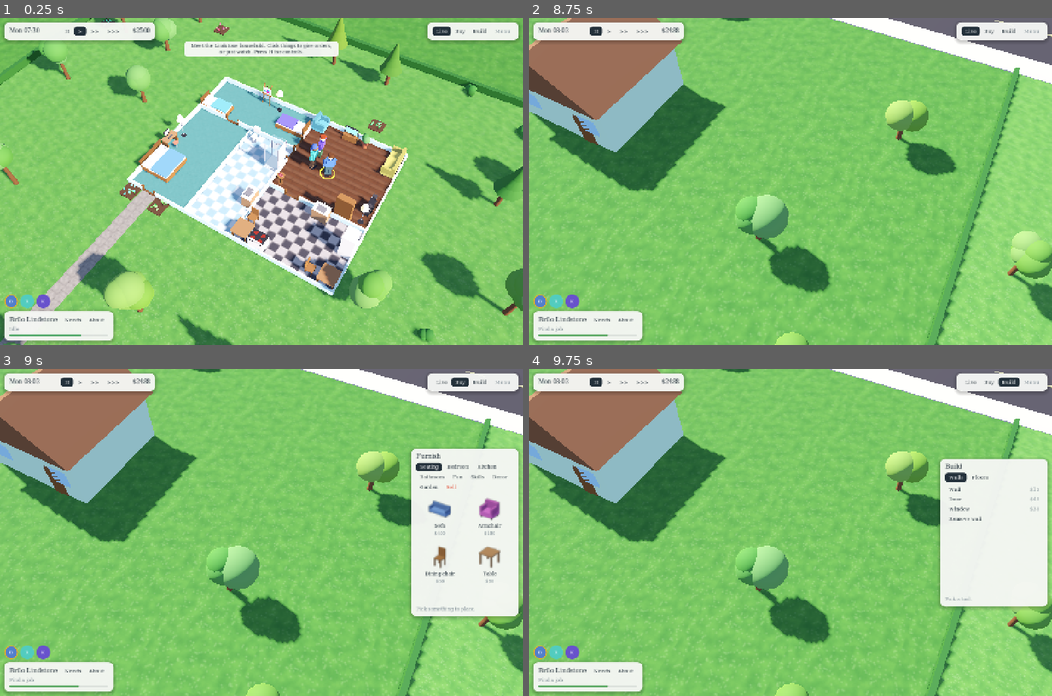
Above: before the commit, frames 1-4 (two rows, left to right).
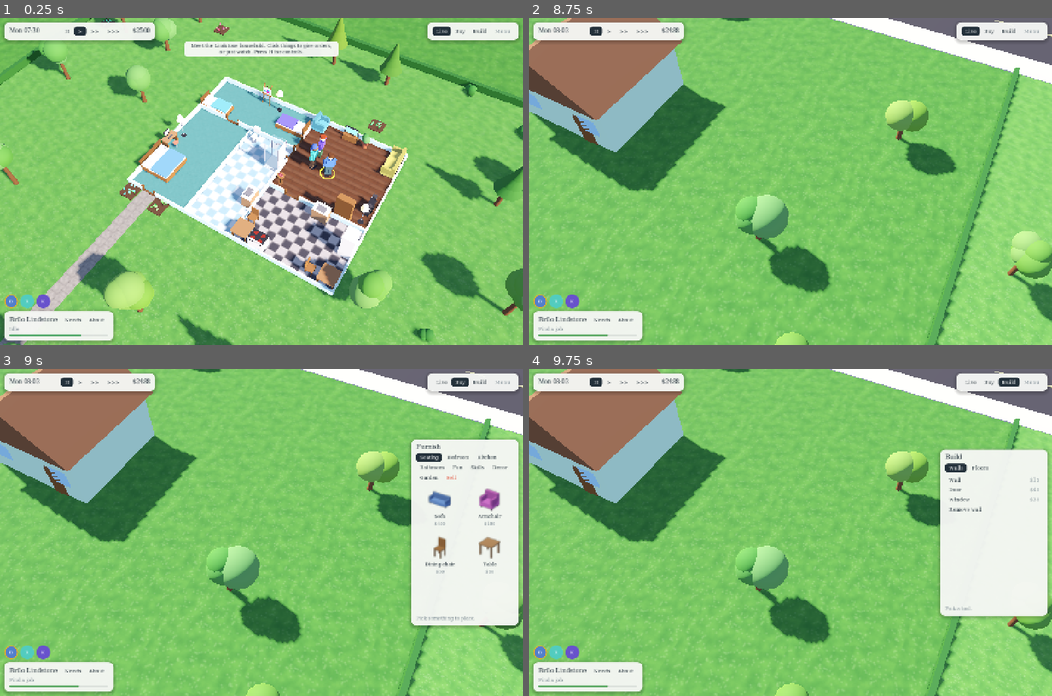
Above: after the commit, the same moments.

Repository: qmzpalgh/the-people
Game: Godot game, scene res://main.tscn
Two runs of this game, one before a commit and one after it. Both use one fixed random seed, a clock stepped at 60 frames per second and the inputs below.
Inputs (mouse positions are in pixels of both pictures, inside the frame that each line leads up to):
- Up to frame 1 (0.25 s): no input
- Up to frame 2 (8.75 s): click "II" at 0.5 s; click ">" at 1.25 s; click ">>" at 2 s; tap Enter at 2.75 s; move the mouse to (905, 165) at 2.77 s; hold D 2.78-3.5 s; hold E 2.78-3.5 s; click (905, 165) at 2.92 s; tap Space at 3.02, 6.77 s; drag from (685, 197) to (764, 246) at 3.52 s; click ">>>" at 4.25 s; move the mouse to (842, 109) at 5.02 s; hold D 5.03-5.75 s; hold E 5.03-5.75 s; click (842, 109) at 5.17 s; drag from (764, 246) to (633, 132) at 5.77 s; move the mouse to (947, 230) at 6.52 s; hold A 6.53-7.25 s; hold E 6.53-7.25 s; tap 2 at 6.6 s; click (947, 230) at 6.67 s; tap Escape at 7.15 s; drag from (633, 132) to (712, 99) at 7.27 s; click "Live" at 8 s
- Up to frame 3 (9 s): click "Buy" at 8.75 s
- Up to frame 4 (9.75 s): click "Build" at 9.5 s

Frames 1-2 are identical in both runs. In frame 3, 3.2% of the frame differs, in the area x 78-100%, y 21-80%; in frame 4, 1.9%.

Commit message:
H5: Show real floor textures on Floor rows
Each Floor row shows a 40 px swatch of the texture the game lays for it
(Meshes.make_tex with the floor's kind and tint, one tile's worth, fixed
seed, rounded corners), made once per floor by Thumbs.floor_swatch() and
routed through _pic like the other pictures. _row's flat colour swatch
path is gone. The list is 352 px tall so all floor rows fit without
scrolling.

Co-Authored-By: Claude Opus 5.5 <noreply@anthropic.com>

Diff:
--- a/scripts/thumbs.gd
+++ b/scripts/thumbs.gd
@@ -17,6 +17,9 @@
 const PITCH := 0.5
 ## Frame width as a share of the model's, so nothing touches the edge.
 const MARGIN := 1.08
+## Floor swatches: the seed their texture is made from, and their corner radius in texels.
+const SWATCH_SEED := 11
+const CORNER := 9.0
 
 static var _grey: ShaderMaterial
 
@@ -66,6 +69,33 @@
 	if _can_draw():
 		_queue.append([key, build])
 		set_process(true)
+	return tex
+
+
+## Swatch of floor type `i` in Defs.FLOORS: the texture the game lays for it, one tile's
+## worth, with rounded corners. Made at once (it needs no display) and kept.
+func floor_swatch(i: int) -> ImageTexture:
+	var key := "floor:%d" % i
+	if _cache.has(key):
+		return _cache[key]
+	var f: Dictionary = Defs.FLOORS[i]
+	# A fixed seed, so a swatch is the same every run and no game dice are used.
+	var img := Meshes.make_tex(f["tex"], f["tint"], SWATCH_SEED + i).get_image()
+	img.clear_mipmaps()
+	img.convert(Image.FORMAT_RGBA8)
+	var n := img.get_width()
+	for y in n:
+		for x in n:
+			var p := Vector2(x + 0.5, y + 0.5)
+			var c := Vector2(clampf(p.x, CORNER, n - CORNER), clampf(p.y, CORNER, n - CORNER))
+			var a := clampf(CORNER + 0.5 - p.distance_to(c), 0.0, 1.0)
+			if a < 1.0:
+				var col := img.get_pixel(x, y)
+				col.a = a
+				img.set_pixel(x, y, col)
+	img.generate_mipmaps()
+	var tex := ImageTexture.create_from_image(img)
+	_cache[key] = tex
 	return tex
 
 
--- a/scripts/ui.gd
+++ b/scripts/ui.gd
@@ -143,7 +143,7 @@
 	cat_box = HFlowContainer.new()
 	sv.add_child(cat_box)
 	var sc := ScrollContainer.new()
-	sc.custom_minimum_size.y = 300
+	sc.custom_minimum_size.y = 352
 	sc.horizontal_scroll_mode = ScrollContainer.SCROLL_MODE_DISABLED
 	sv.add_child(sc)
 	list_box = VBoxContainer.new()
@@ -501,27 +501,15 @@
 		else:
 			for i in range(1, Defs.FLOORS.size()):
 				var f: Dictionary = Defs.FLOORS[i]
-				tool_btns["floor:%d" % i] = _row(f["name"], "$%d" % f["price"], _pick_tool.bind("floor:%d" % i), f["tint"])
+				tool_btns["floor:%d" % i] = _row(f["name"], "$%d" % f["price"], _pick_tool.bind("floor:%d" % i), thumbs.floor_swatch(i))
 			tool_btns["floor:0"] = _row("Remove floor", "", _pick_tool.bind("floor:0"))
 
 
-func _row(text: String, right: String, cb: Callable, swatch = null, pic: Texture2D = null) -> Button:
+func _row(text: String, right: String, cb: Callable, pic: Texture2D = null) -> Button:
 	var b := _seg(list_box, text, cb)
 	b.alignment = HORIZONTAL_ALIGNMENT_LEFT
 	if pic != null:
 		_pic(b, pic)
-	if swatch != null:
-		var sw := ColorRect.new()
-		sw.color = swatch
-		sw.custom_minimum_size = Vector2(14, 14)
-		sw.mouse_filter = Control.MOUSE_FILTER_IGNORE
-		b.add_child(sw)
-		sw.set_anchors_preset(Control.PRESET_CENTER_LEFT)
-		sw.offset_left = 10
-		sw.offset_right = 24
-		sw.offset_top = -7
-		sw.offset_bottom = 7
-		b.text = "      " + text
 	if right != "":
 		var l := _label(b, right, 13)
 		l.add_theme_color_override("font_color", MUTED)
